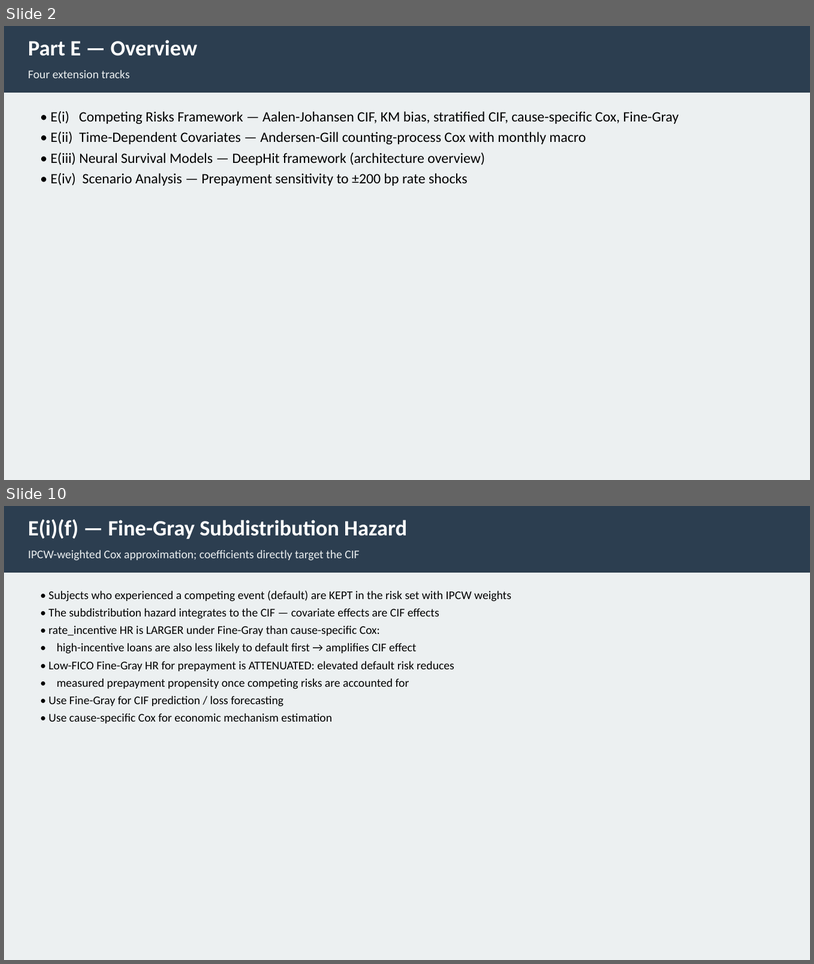
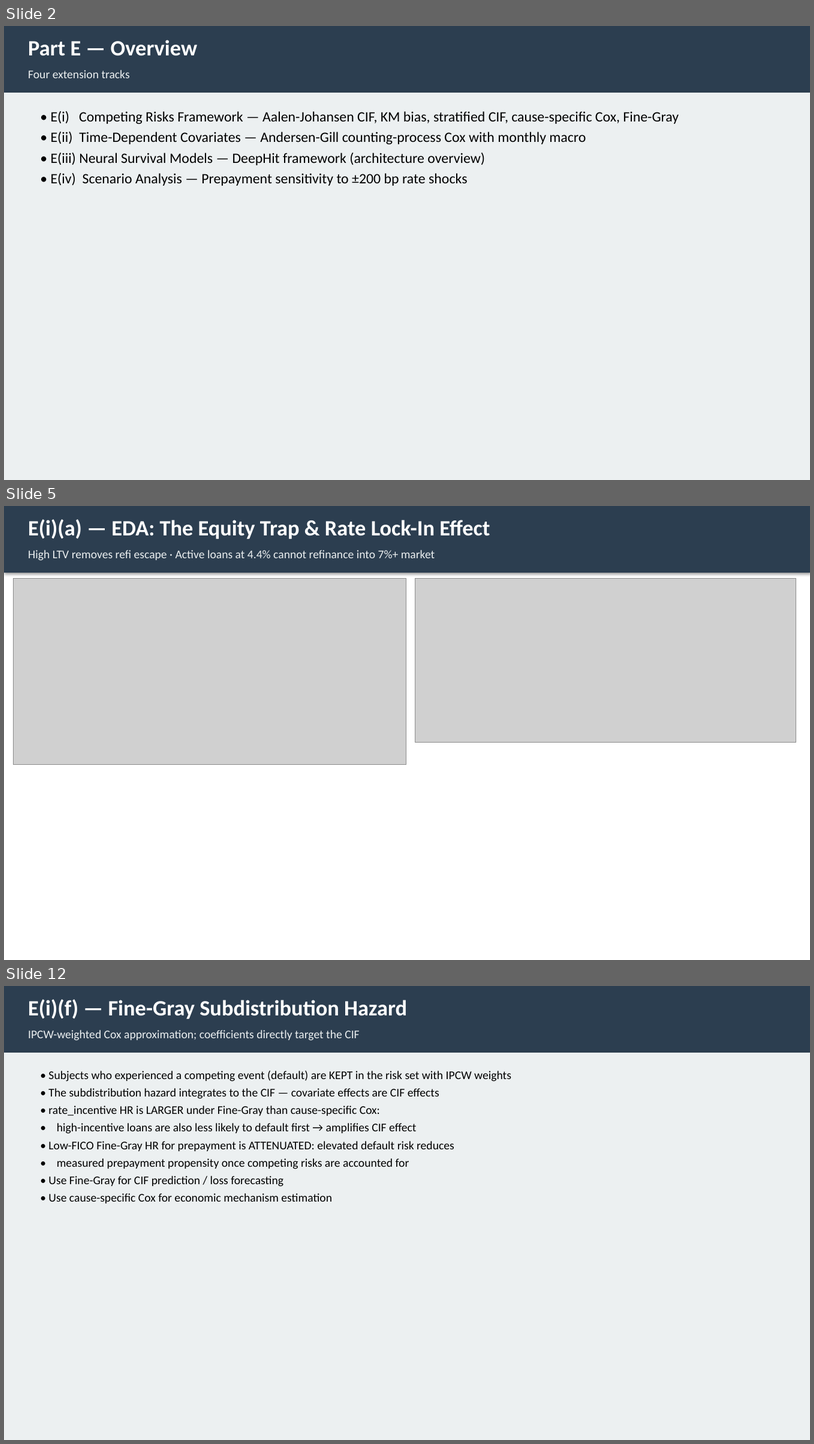
Before and after one commit to liny-r/IR-C-Assignment3, a slide deck: processed/PartE_Presentation.pptx. Shown one above the other, each under a label of ours: slides 2 and 10 before the commit, slides 2, 5 and 12 after it; the slides between them are not shown. The pictures are 814x964 and 814x1444 pixels, drawn with LibreOffice and Linux fonts; fonts in the diff are those of the drawing; grey boxes stand for pictures. Boxes give left, top, right and bottom in pixels: in the first picture for what was removed or moved away, otherwise in the second. Text is boxed around its words. In the diff, an @@ line names an element or a change of style, - is before the commit and + after.

```diff
--- a/processed/PartE_Presentation.pptx
+++ b/processed/PartE_Presentation.pptx
@@ slide 5 added at [4,506,810,960], background #FFFFFF @@
@@ rectangle added at [4,506,810,573], fill #2C3E50 @@
@@ text added at [28,519,490,539], 26 pt, text #FFFFFF, bold @@
+E(i)(a) — EDA: The Equity Trap & Rate Lock-In Effect
@@ text added at [28,550,435,561], 14 pt, text #ECF0F1 @@
+High LTV removes refi escape · Active loans at 4.4% cannot refinance into 7%+ market
@@ picture added at [13,579,406,765] @@
@@ picture added at [416,579,797,742] @@
@@ what was slide 10 is now slide 12 @@
```
Also in this commit, not shown: 2 slides changed, 3 other slides added, 1 slide removed, 8 other files.
